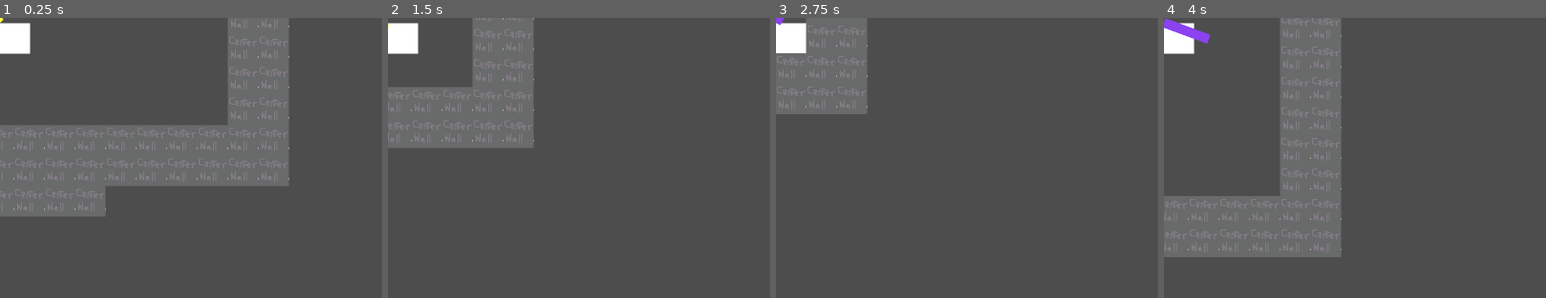
Above: before the commit, frames 1-4 (left to right).
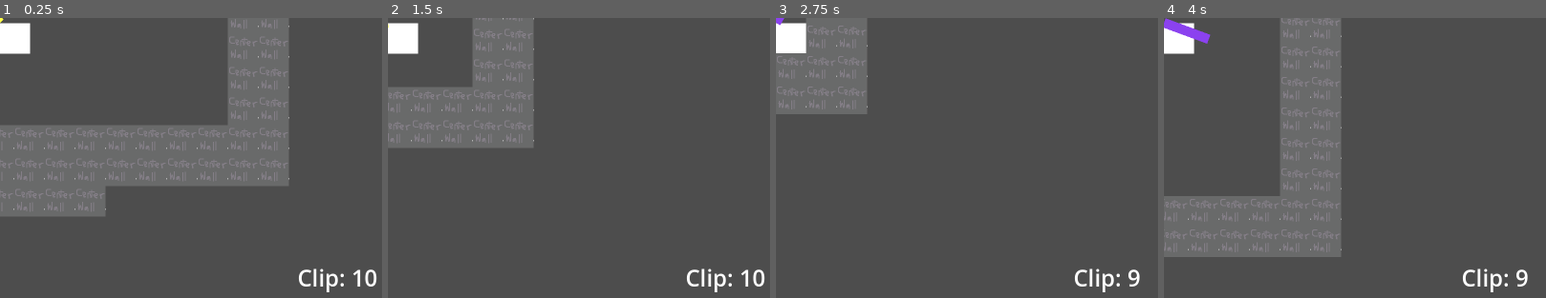
Above: after the commit, the same moments.

Repository: precup/LD51
Game: Godot game, scene res://root.tscn
The game is run twice, just before and just after one commit, with the same random seed, the same clock (stepped at 60 frames per second) and the same inputs.
Inputs (mouse positions are % of the whole screen's width and height, from its top left):
- Up to frame 1 (0.25 s): no input
- Up to frame 2 (1.5 s): tap Enter at 0.5 s; move the mouse to (72, 46) at 0.52 s; hold D (right) 0.53-1.28 s; tap Mouse wheel up (change_gun) at 0.6, 1.35 s; click (72, 46) at 0.67 s; move the mouse to (30, 56) at 1.27 s; hold S (down) from 1.28 s (still down)
- Up to frame 3 (2.75 s): move the mouse to (60, 29) at 2.02 s; release S (down) at 2.03 s; hold D (right) from 2.03 s (still down); tap Mouse wheel up (change_gun) at 2.1 s
- Up to frame 4 (4 s): move the mouse to (45, 71) at 2.77 s; release D (right) at 2.78 s; hold W (up) 2.78-3.53 s; tap Mouse wheel up (change_gun) at 2.85, 3.6 s; click (45, 71) at 2.92 s; move the mouse to (80, 66) at 3.52 s; hold A (left) from 3.53 s (still down)
The pictures show only the part of the screen within x 50-100%, y 50-100%; the shares and areas given below are measured in that part.

The runs differ from the first frame. In frame 1, 0.5% of the frame differs, in the area x 78-99%, y 89-98%; in frame 2, 0.5%; in frame 3, 0.5%; in frame 4, 0.5%.

Commit message:
clip-o-meter

Diff:
--- a/gun.gd
+++ b/gun.gd
@@ -37,6 +37,8 @@
   _rounds_left = magazine_size()
   $sprite.modulate = COLOR
 
+func get_rounds_left() -> int:
+  return _rounds_left
 
 func _physics_process(delta) -> void:
   if not visible:
--- a/player.gd
+++ b/player.gd
@@ -18,6 +18,14 @@
 
   for gun in GUNS:
     gun.PROJECTILE_NODE = PROJECTILE_NODE
+
+func get_active_gun():
+  for gun in GUNS:
+    if gun.visible:
+      return gun
+
+  # Hopefully this never happens.
+  return GUNS[0]
 
 func _physics_process(_delta):
   if Input.is_action_just_pressed("change_gun"):
--- /dev/null
+++ b/references.gd
@@ -0,0 +1,12 @@
+extends Node2D
+
+# handy list of all references!
+
+@export var player: NodePath
+var _player: Node2D = null
+
+# Is this stupid sort of thing even necessary? I blame unity for this paranoia.
+
+func get_player():
+  if _player == null: _player = get_node(player)
+  return _player
--- a/root.tscn
+++ b/root.tscn
@@ -1,15 +1,14 @@
-[gd_scene load_steps=13 format=3 uid="uid://b2q25rwes07ol"]
-
-[ext_resource type="PackedScene" path="res://player.tscn" id="1_3xk4e"]
-[ext_resource type="PackedScene" uid="uid://dn0o886degb1x" path="res://quest.tscn" id="3_4fbd4"]
-[ext_resource type="PackedScene" path="res://wandering_enemy.tscn" id="4_ltobp"]
+[gd_scene load_steps=12 format=3 uid="uid://b2q25rwes07ol"]
+
+[ext_resource type="PackedScene" uid="uid://cdu7slvow3axy" path="res://player.tscn" id="1_3xk4e"]
+[ext_resource type="PackedScene" uid="uid://hxgma5bwp6l1" path="res://wandering_enemy.tscn" id="4_ltobp"]
+[ext_resource type="PackedScene" uid="uid://cs0n77jbgk8xo" path="res://ui.tscn" id="5_e1kqk"]
 [ext_resource type="Texture2D" uid="uid://dm25ahy0fmma6" path="res://assets/tiles.png" id="5_gi3ks"]
-[ext_resource type="Script" path="res://health_container.gd" id="6_3q4g0"]
-[ext_resource type="PackedScene" uid="uid://52ng5x2lok11" path="res://heart.tscn" id="6_5xe0t"]
 [ext_resource type="Script" path="res://camera.gd" id="6_crj1l"]
-[ext_resource type="PackedScene" path="res://barrel.tscn" id="8_b3h3m"]
+[ext_resource type="PackedScene" uid="uid://c377nj22nsru2" path="res://barrel.tscn" id="8_b3h3m"]
 [ext_resource type="PackedScene" uid="uid://bb4hpy14g5fd8" path="res://heart_pickup.tscn" id="9_gl1f0"]
 [ext_resource type="PackedScene" uid="uid://ng0827xsmr1q" path="res://quest_manager.tscn" id="10_l83fa"]
+[ext_resource type="Script" path="res://references.gd" id="11_8w57x"]
 
 [sub_resource type="TileSetAtlasSource" id="TileSetAtlasSource_wx7vc"]
 texture = ExtResource("5_gi3ks")
@@ -331,50 +330,7 @@
 
 [node name="projectiles" type="Node2D" parent="."]
 
-[node name="ui" type="CanvasLayer" parent="."]
-
-[node name="quest_container" type="VBoxContainer" parent="ui"]
-offset_left = 996.0
-offset_top = 10.0
-offset_right = 1592.0
-offset_bottom = 508.0
-
-[node name="quest" parent="ui/quest_container" instance=ExtResource("3_4fbd4")]
-layout_mode = 2
-
-[node name="quest2" parent="ui/quest_container" instance=ExtResource("3_4fbd4")]
-layout_mode = 2
-offset_top = 104.0
-offset_bottom = 204.0
-
-[node name="quest3" parent="ui/quest_container" instance=ExtResource("3_4fbd4")]
-layout_mode = 2
-offset_top = 208.0
-offset_bottom = 308.0
-
-[node name="health_container" type="HBoxContainer" parent="ui"]
-offset_right = 459.0
-offset_bottom = 130.0
-script = ExtResource("6_3q4g0")
-player_node = NodePath("../../player")
-
-[node name="heart" parent="ui/health_container" instance=ExtResource("6_5xe0t")]
-layout_mode = 2
-
-[node name="heart2" parent="ui/health_container" instance=ExtResource("6_5xe0t")]
-layout_mode = 2
-offset_left = 132.0
-offset_right = 260.0
-
-[node name="heart3" parent="ui/health_container" instance=ExtResource("6_5xe0t")]
-layout_mode = 2
-offset_left = 264.0
-offset_right = 392.0
-
-[node name="heart4" parent="ui/health_container" instance=ExtResource("6_5xe0t")]
-layout_mode = 2
-offset_left = 396.0
-offset_right = 524.0
+[node name="ui" parent="." instance=ExtResource("5_e1kqk")]
 
 [node name="barrel" parent="." instance=ExtResource("8_b3h3m")]
 position = Vector2(264, 304)
@@ -389,3 +345,7 @@
 position = Vector2(720, 376)
 
 [node name="quest_manager" parent="." instance=ExtResource("10_l83fa")]
+
+[node name="references" type="Node2D" parent="."]
+script = ExtResource("11_8w57x")
+player = NodePath("../player")
--- /dev/null
+++ b/ui.gd
@@ -0,0 +1,12 @@
+extends CanvasLayer
+
+@onready var clip_label: Label = $clip_label
+
+func _process(delta):
+  var player = $"/root/root/references".get_player()
+  var rounds_left = player.get_active_gun().get_rounds_left()
+
+  if rounds_left > 0:
+    clip_label.text = "Clip: %d" % player.get_active_gun().get_rounds_left()
+  else:
+    clip_label.text = "Reloading..."
--- /dev/null
+++ b/ui.tscn
@@ -0,0 +1,60 @@
+[gd_scene load_steps=5 format=3 uid="uid://cs0n77jbgk8xo"]
+
+[ext_resource type="Script" path="res://ui.gd" id="1_hmor5"]
+[ext_resource type="PackedScene" uid="uid://dn0o886degb1x" path="res://quest.tscn" id="2_ahe0l"]
+[ext_resource type="Script" path="res://health_container.gd" id="3_bryk1"]
+[ext_resource type="PackedScene" uid="uid://52ng5x2lok11" path="res://heart.tscn" id="4_xbvb8"]
+
+[node name="ui" type="CanvasLayer"]
+script = ExtResource("1_hmor5")
+
+[node name="quest_container" type="VBoxContainer" parent="."]
+offset_left = 996.0
+offset_top = 10.0
+offset_right = 1592.0
+offset_bottom = 508.0
+
+[node name="quest" parent="quest_container" instance=ExtResource("2_ahe0l")]
+layout_mode = 2
+
+[node name="quest2" parent="quest_container" instance=ExtResource("2_ahe0l")]
+layout_mode = 2
+offset_top = 104.0
+offset_bottom = 204.0
+
+[node name="quest3" parent="quest_container" instance=ExtResource("2_ahe0l")]
+layout_mode = 2
+offset_top = 208.0
+offset_bottom = 308.0
+
+[node name="health_container" type="HBoxContainer" parent="."]
+offset_right = 459.0
+offset_bottom = 130.0
+script = ExtResource("3_bryk1")
+player_node = NodePath("../../player")
+
+[node name="heart" parent="health_container" instance=ExtResource("4_xbvb8")]
+layout_mode = 2
+
+[node name="heart2" parent="health_container" instance=ExtResource("4_xbvb8")]
+layout_mode = 2
+offset_left = 132.0
+offset_right = 260.0
+
+[node name="heart3" parent="health_container" instance=ExtResource("4_xbvb8")]
+layout_mode = 2
+offset_left = 264.0
+offset_right = 392.0
+
+[node name="heart4" parent="health_container" instance=ExtResource("4_xbvb8")]
+layout_mode = 2
+offset_left = 396.0
+offset_right = 524.0
+
+[node name="clip_label" type="Label" parent="."]
+offset_left = 1423.0
+offset_top = 1102.0
+offset_right = 1561.0
+offset_bottom = 1172.0
+theme_override_font_sizes/font_size = 48
+text = "Clip: 5"
